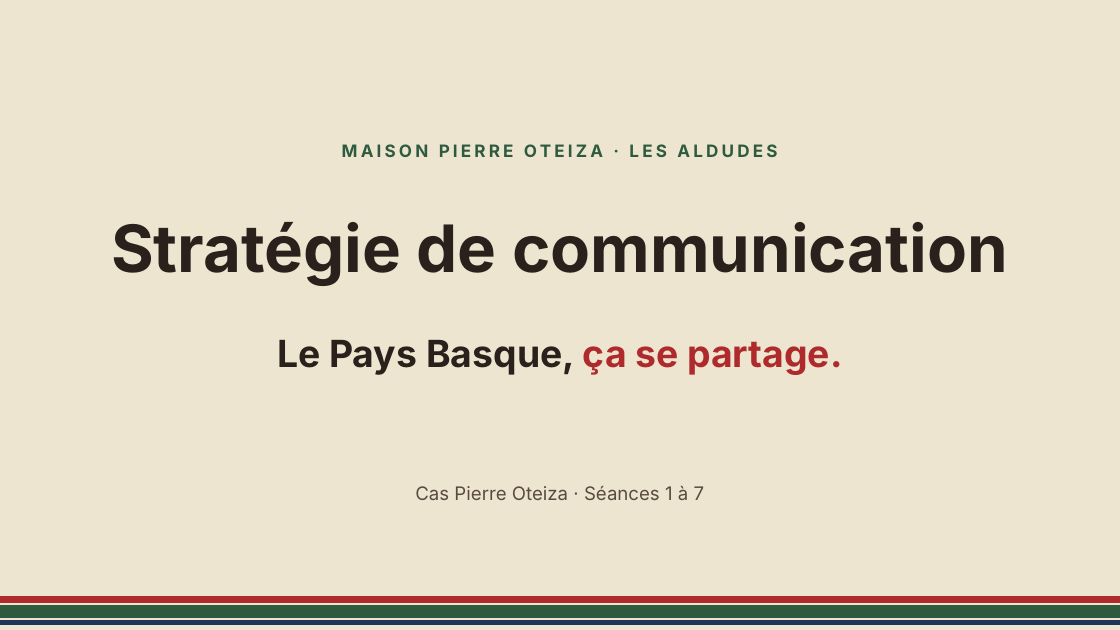
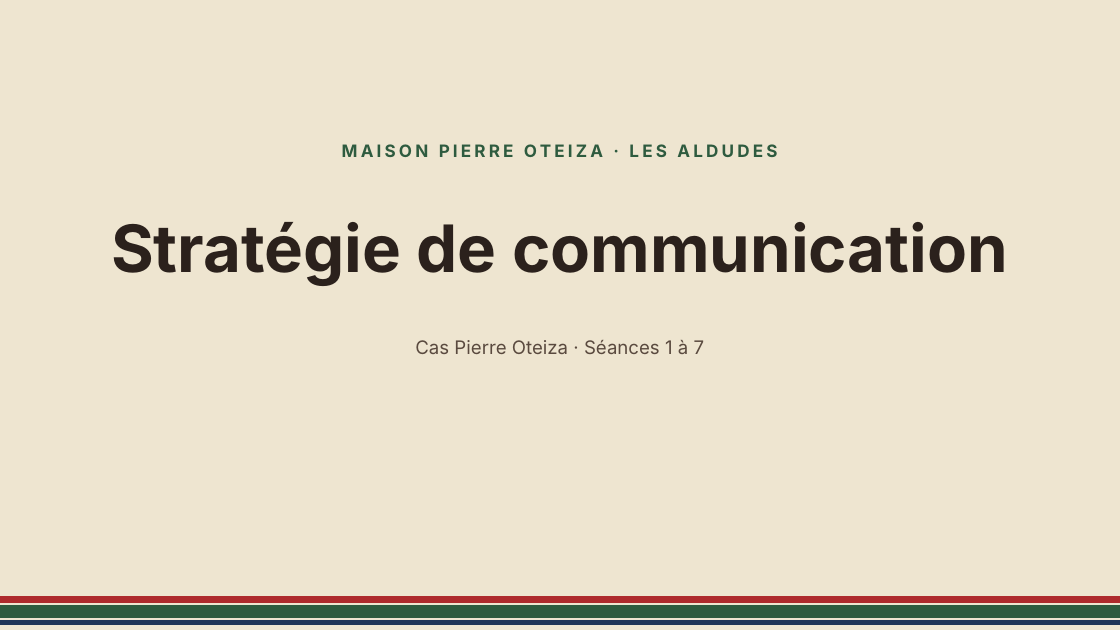
Before and after one commit to loulou64jgp/mes-skills, a slide deck: slide 1 of oteiza-prototype/presentation/Pierre_Oteiza_presentation.pptx. Drawn at 1120x630 pixels with LibreOffice and Linux fonts; fonts in the diff are those of the drawing. Boxes give left, top, right and bottom in pixels: in the first picture for what was removed or moved away, otherwise in the second. Text is boxed around its words. In the diff, an @@ line names an element or a change of style, - is before the commit and + after.

```diff
--- a/oteiza-prototype/presentation/Pierre_Oteiza_presentation.pptx
+++ b/oteiza-prototype/presentation/Pierre_Oteiza_presentation.pptx
@@ text "Cas Pierre Oteiza · Séances ..." moved from (x1=415, y1=486, x2=705, y2=500) to (x1=415, y1=340, x2=705, y2=354) @@
@@ text removed at (x1=277, y1=340, x2=842, y2=375) @@
-Le Pays Basque, ça se partage.
```
Also in this commit, not shown: 2 other files.
